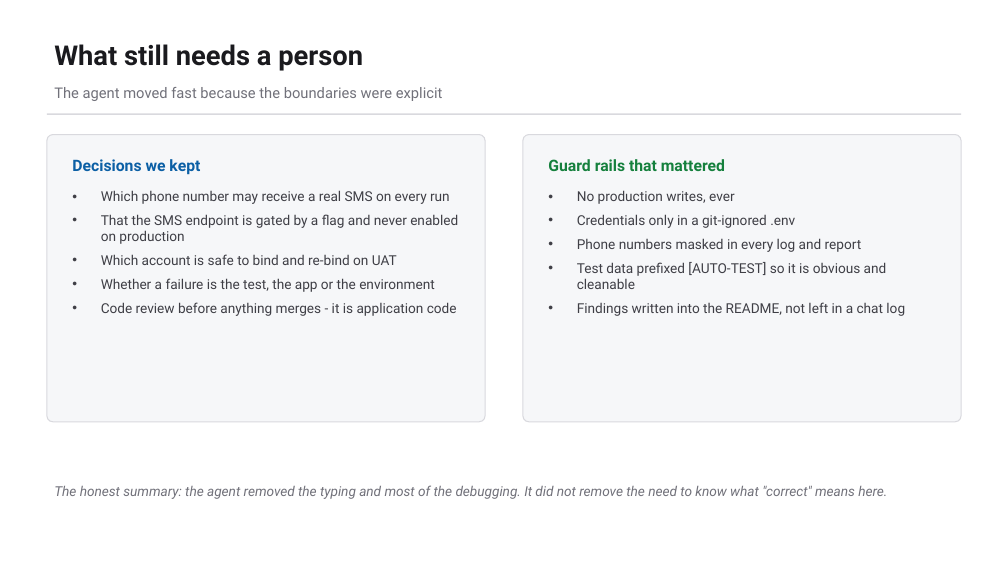
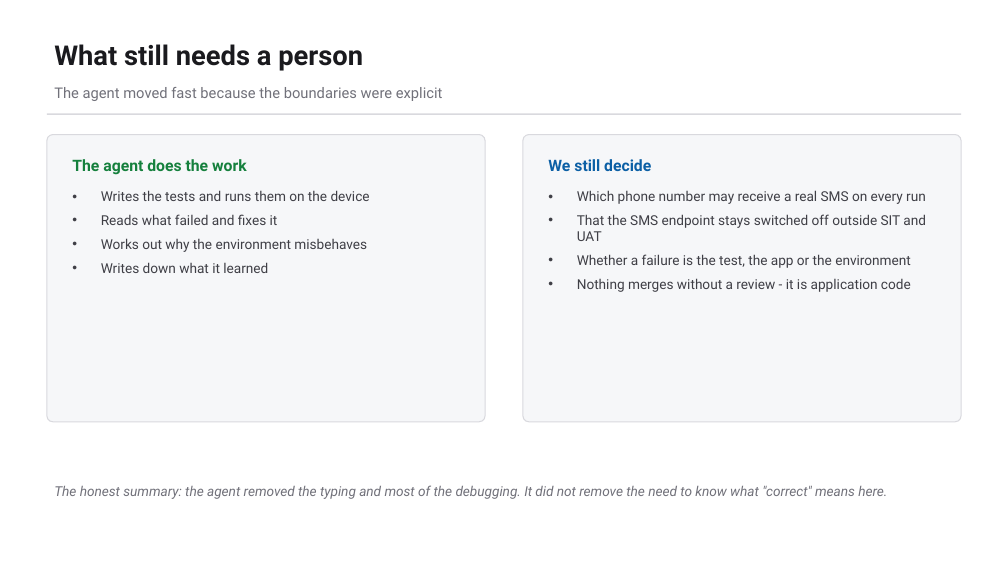
Before and after one commit to bulubuloa/AS.APAC.AI.Workshop, a slide deck: slide 13 of presentations/Mobile_Test_Automation_Appium.pptx. Drawn at 1008x567 pixels with LibreOffice and Linux fonts; fonts in the diff are those of the drawing. Boxes give left, top, right and bottom in pixels: in the first picture for what was removed or moved away, otherwise in the second. Text is boxed around its words. In the diff, an @@ line names an element or a change of style, - is before the commit and + after.

Commit message:
Mobile deck: align with the web deck - phone diagram, speed comparison, simpler AI section

```diff
--- a/presentations/Mobile_Test_Automation_Appium.pptx
+++ b/presentations/Mobile_Test_Automation_Appium.pptx
@@ text at <box>72,159,247,175</box>: text changed; text colour #0B5FA5 to #15803D @@
-Decisions we kept
+The agent does the work
@@ text at <box>548,159,651,171</box>: text changed; text colour #15803D to #0B5FA5 @@
-Guard rails that mattered
+We still decide
@@ text at <box>101,190,370,273</box>: text changed @@
-• Which phone number may receive a real SMS on every run
-• That the SMS endpoint is gated by a flag and never enabled on production
-• Which account is safe to bind and re-bind on UAT
-• Whether a failure is the test, the app or the environment
-• Code review before anything merges - it is application code
+• Writes the tests and runs them on the device
+• Reads what failed and fixes it
+• Works out why the environment misbehaves
+• Writes down what it learned
@@ text at <box>577,190,926,292</box>: text changed @@
-• No production writes, ever
-• Credentials only in a git-ignored .env
-• Phone numbers masked in every log and report
-• Test data prefixed [AUTO-TEST] so it is obvious and cleanable
-• Findings written into the README, not left in a chat log
+• Which phone number may receive a real SMS on every run
+• That the SMS endpoint stays switched off outside SIT and UAT
+• Whether a failure is the test, the app or the environment
+• Nothing merges without a review - it is application code
```
Also in this commit, not shown: 3 slides added, 3 slides removed, 2 other files.
